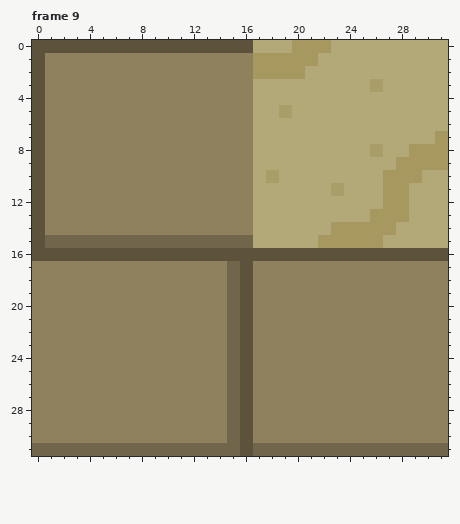
One commit to this pixel-art file: Assets/Sprites/Environment/BoardBGTiles.aseprite. That is the earlier state.
32x32 pixels, 9 frames. Colours within 5 levels of each other are drawn and written as one. Shown: frame 9. The commit also changed other frames, which this record leaves out.
After the commit:
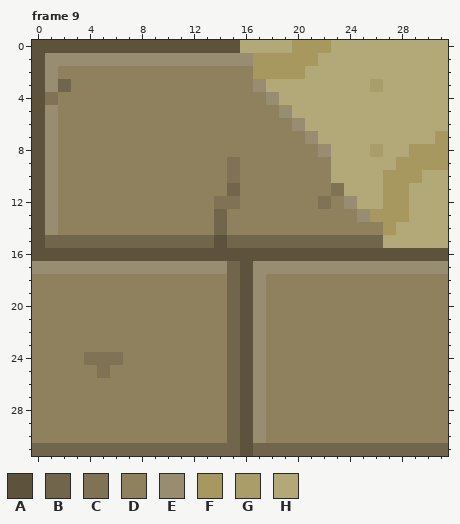
Palette (. is transparent): A #5d533d  B #71664b  C #807355  D #8f815e  E #988c71  F #a6985e  G #a99d6a  H #b3a878
Changes in this commit:
Frame 9:
Colour B becomes colour A in row 15 at x 14.
Colour D becomes colour B in row 3 at x 2; in row 11 at x 15; in rows 13 to 14 at x 14.
Colour F becomes colour B in row 15 at x 22 to 26.
Colour H becomes colour B in row 15 at x 17 to 21.
Colour D becomes colour C in row 4 at x 1; in rows 9 to 10 at x 15; in row 12 at x 14 to 15; in row 24 at x 4 to 6; in row 25 at x 5.
Colour G becomes colour C in row 11 at x 23.
Colour H becomes colour C in row 12 at x 22.
Colour F becomes colour D in row 14 at x 23 to 26.
Colour G becomes colour D in row 10 at x 18.
Colour H becomes colour D in row 4 at x 17; in row 5 at x 17 to 18; in row 6 at x 17 to 19; in row 7 at x 17 to 20; in row 8 at x 17 to 21; in row 9 at x 17 to 22.
Colour H becomes colour D in row 10 at x 17 and 19 to 22; in row 11 at x 17 to 22; in row 12 at x 17 to 21 and 23; in row 13 at x 17 to 24; in row 14 at x 17 to 22.
Colour D becomes colour E in row 1 at x 1 to 16; in rows 2 to 3 at x 1; in rows 5 to 14 at x 1; in row 17 at x 0 to 14 and 17 to 31; in rows 18 to 30 at x 17.
Colour G becomes colour E in row 5 at x 19.
Colour H becomes colour E in row 3 at x 17; in row 4 at x 18; in row 6 at x 20; in row 7 at x 21; in row 8 at x 22; in row 12 at x 24.
Colour H becomes colour E in row 13 at x 25.
Colour A becomes colour H in row 0 at x 16.
